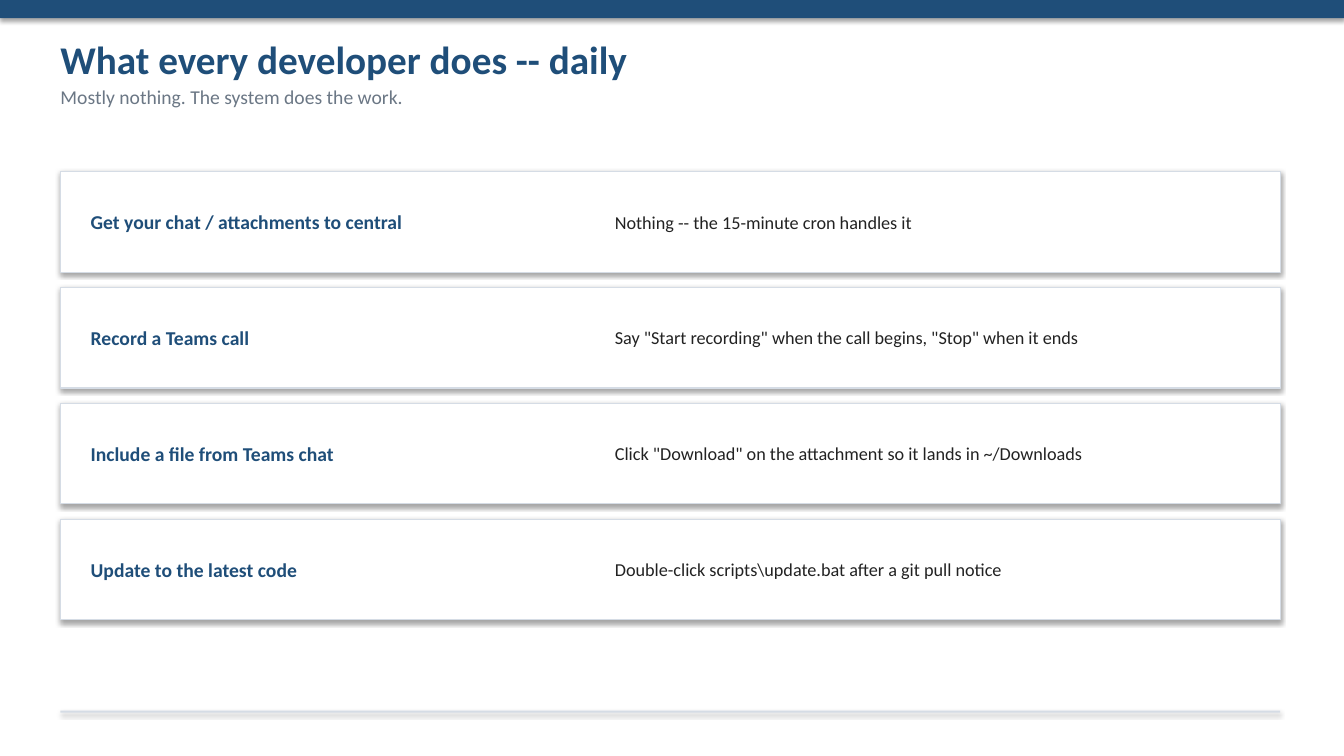
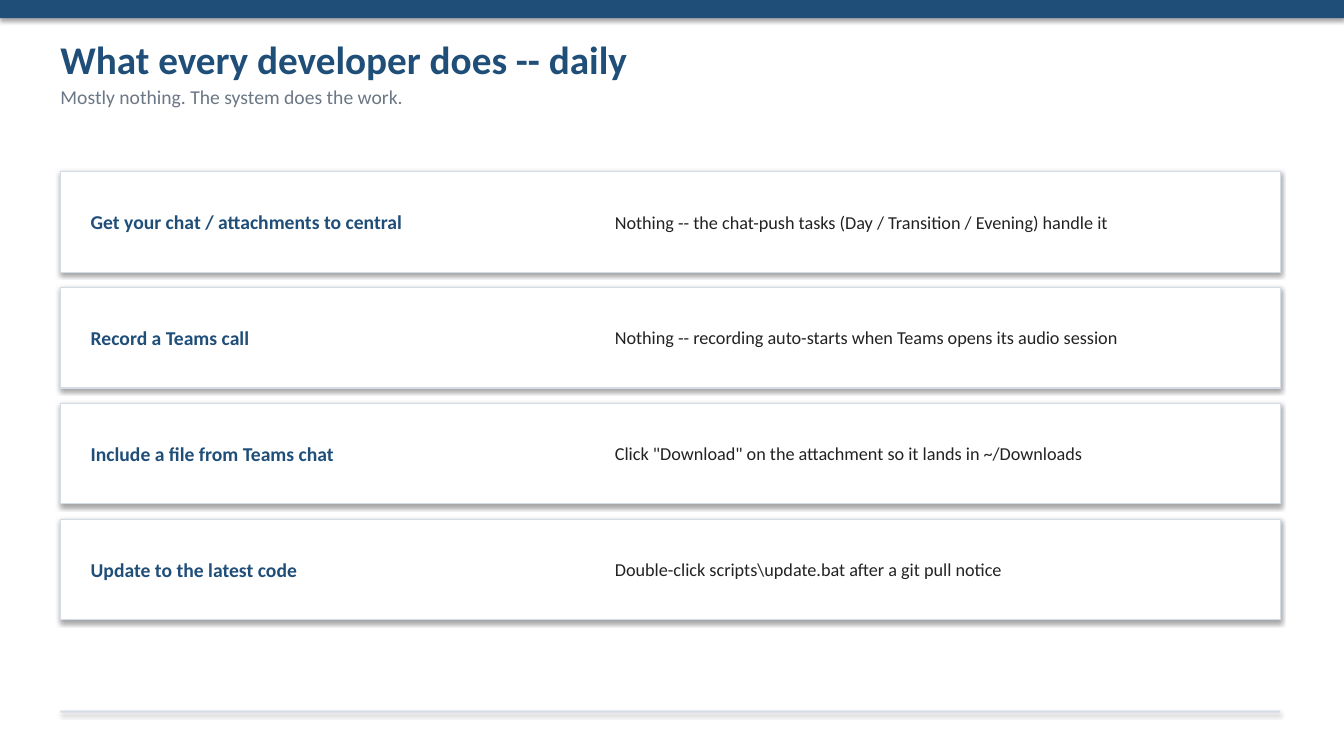
Before and after one commit to napco-labs/napco-nucleus, a slide deck: slide 6 of docs/NAPCO-Nucleus-Requirement-Management.pptx. Drawn at 1344x756 pixels with LibreOffice and Linux fonts; fonts in the diff are those of the drawing. Boxes give left, top, right and bottom in pixels: in the first picture for what was removed or moved away, otherwise in the second. Text is boxed around its words. In the diff, an @@ line names an element or a change of style, - is before the commit and + after.

```diff
--- a/docs/NAPCO-Nucleus-Requirement-Management.pptx
+++ b/docs/NAPCO-Nucleus-Requirement-Management.pptx
@@ text at box(615, 216, 1107, 232): text changed @@
-Nothing -- the 15-minute cron handles it
+Nothing -- the chat-push tasks (Day / Transition / Evening) handle it
@@ text at box(615, 331, 1118, 347): text changed @@
-Say "Start recording" when the call begins, "Stop" when it ends
+Nothing -- recording auto-starts when Teams opens its audio session
```
Also in this commit, not shown: 4 other slides changed, 1 other file.
